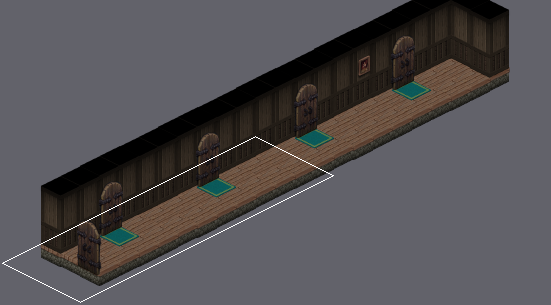
Level history. Tiled map: assets/rooms/hall.tmx. Above: a wide view before the commit, with the close-up outlined.
Close-up. First the earlier version:
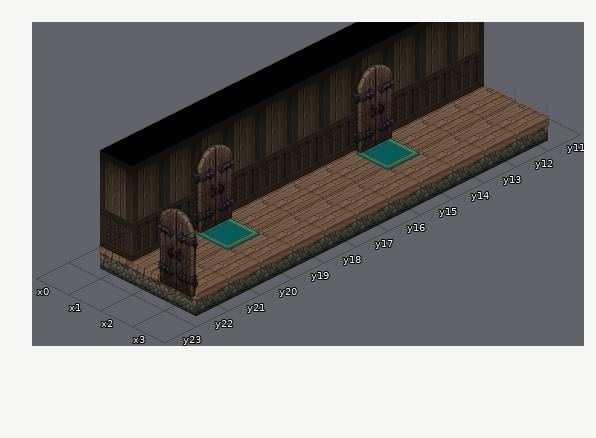
Cells are 128x64 px. Isometric: x runs down to the right, y down to the left. Shown: x 0..3, y 11..23. The commit also changed other parts of the map, which this record leaves out. The old version is drawn lined up with the new one.
New version:
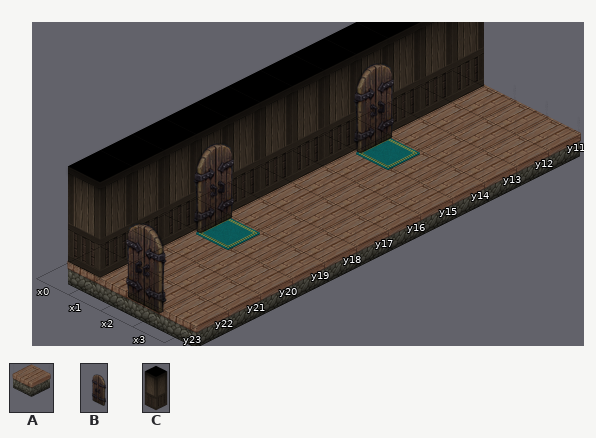
Key: from "floors": A 2 "Iso_Tile_Floor_02"; from "village_interiors": B 252 flipped left-right "Iso_Door_01"; from "walls": C 2 "Iso_Wall_Wood_01".
_ is an empty cell.
From old to new:
map size 3x22 -> 4x24 cells (old content now starts at 0,1; both pictures use the new coordinates)
Layer "Floor":
y 11..21: x 3 _ -> A
y 22: x 0..3 ____ -> AAAA
Layer "Walls":
y 22: x 0 _ -> C
Layer "Furniture":
y 22: x 2 B -> _
y 23: x 2 _ -> B
Where, in picture pixels (left, top, right, bottom), the same in both close-ups:
changed: (68, 116, 581, 326)
